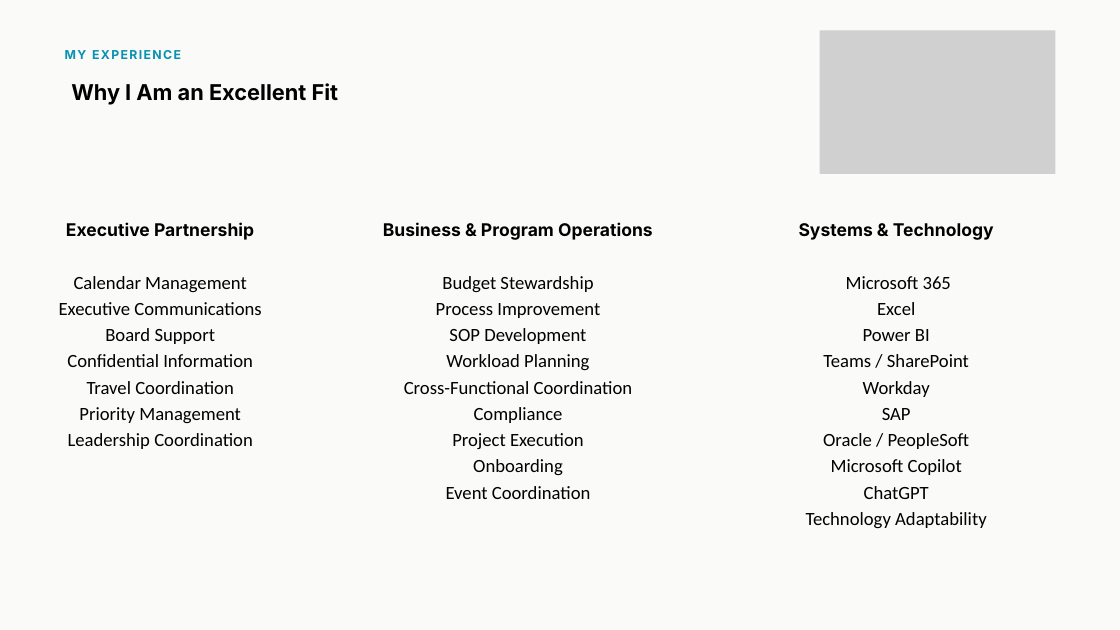
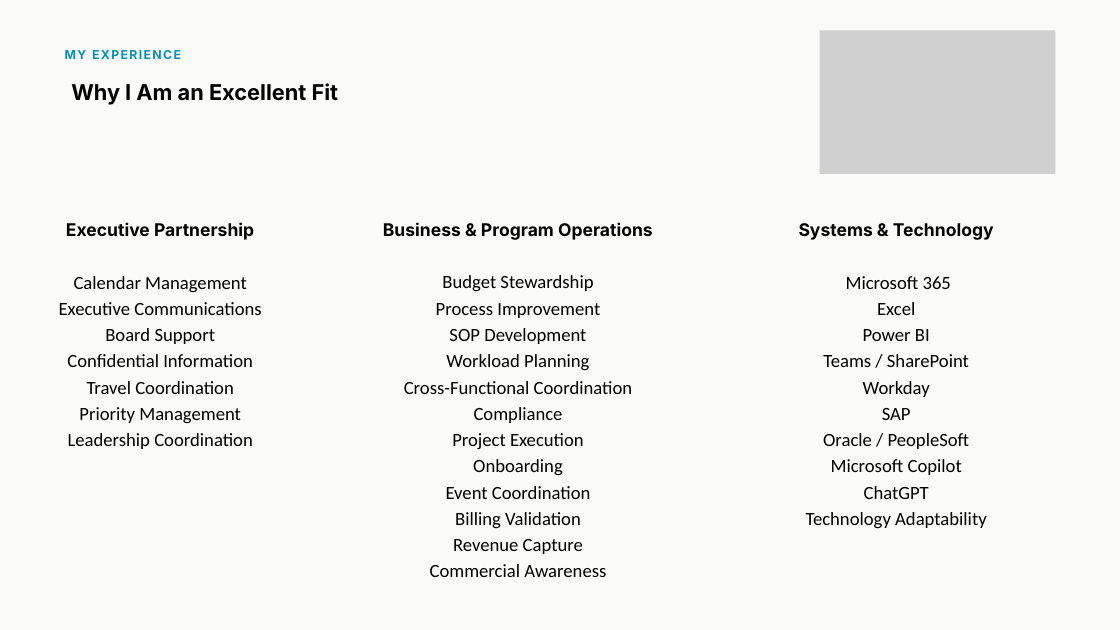
Before and after one commit to erickacparker-cell/erickacparker-cell.github.io, a slide deck: slide 4 of ericka-portfolio.pptx (slide 3 before the commit). Drawn at 1120x630 pixels with LibreOffice and Linux fonts; fonts in the diff are those of the drawing; grey boxes stand for pictures. Boxes give left, top, right and bottom in pixels: in the first picture for what was removed or moved away, otherwise in the second. Text is boxed around its words. In the diff, an @@ line names an element or a change of style, - is before the commit and + after.

Commit message:
Update portfolio with energy-sector billing impact

```diff
--- a/ericka-portfolio.pptx
+++ b/ericka-portfolio.pptx
@@ text at box(404, 275, 633, 577): text changed @@
-Budget Stewardship
-Process Improvement
-SOP Development
-Workload Planning
-Cross-Functional Coordination
-Compliance
-Project Execution
-Onboarding
-Event Coordination
+Budget Stewardship
+Process Improvement
+SOP Development
+Workload Planning
+Cross-Functional Coordination
+Compliance
+Project Execution
+Onboarding
+Event Coordination
+Billing Validation
+Revenue Capture
+Commercial Awareness
```
Also in this commit, not shown: 1 other slide changed, 1 slide added.
